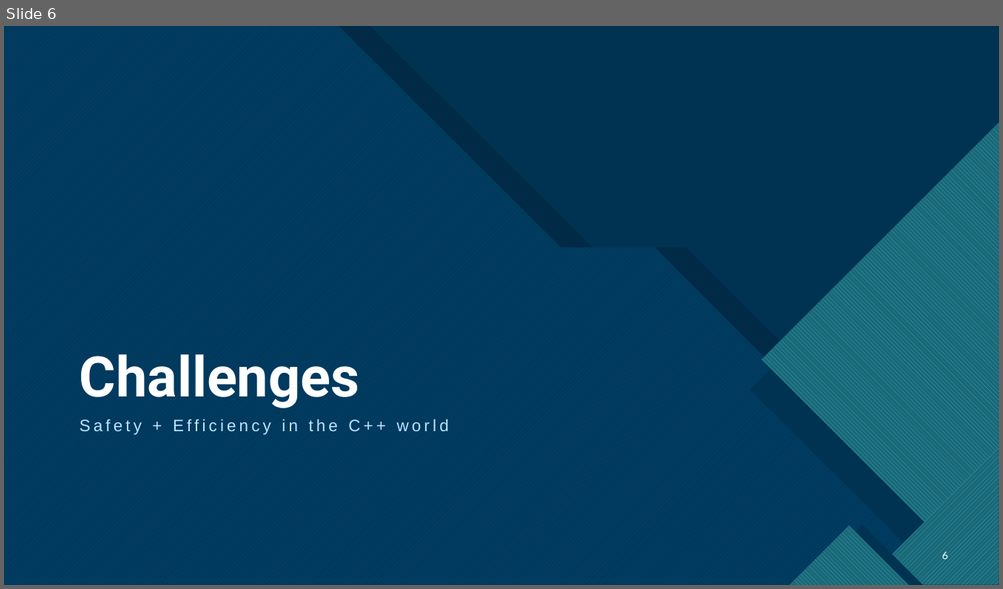
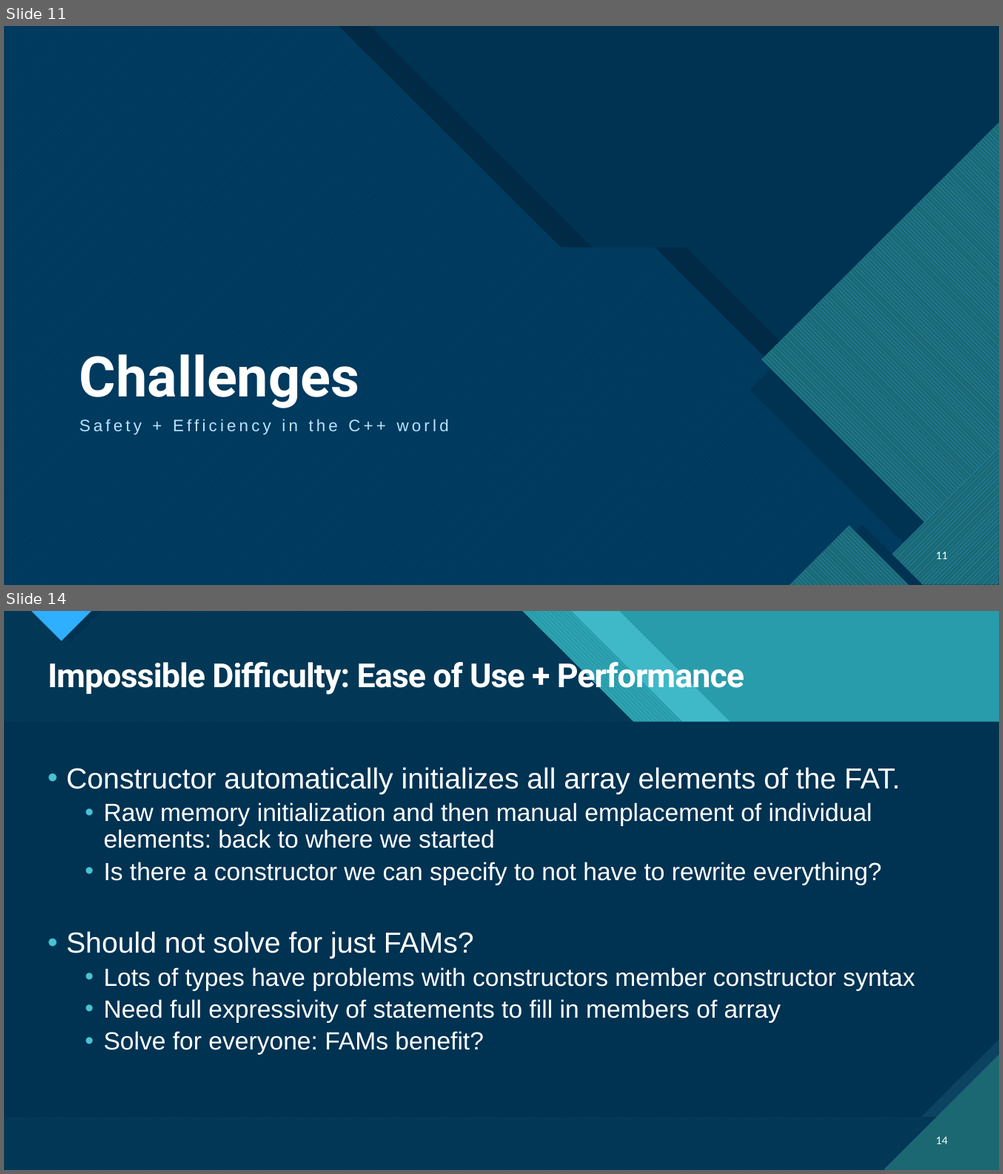
Before and after one commit to ThePhD/future_cxx, a slide deck: papers/presentations/source/d1039r2.pptx. Shown one above the other, each under a label of ours: slide 6 before the commit, slides 11 and 14 after it; the slides between them are not shown. The pictures are 1003x589 and 1003x1174 pixels, drawn with LibreOffice and Linux fonts; fonts in the diff are those of the drawing. Boxes give left, top, right and bottom in pixels: in the first picture for what was removed or moved away, otherwise in the second. Text is boxed around its words. In the diff, an @@ line names an element or a change of style, - is before the commit and + after.

```diff
--- a/papers/presentations/source/d1039r2.pptx
+++ b/papers/presentations/source/d1039r2.pptx
@@ slide 14 added at bbox=[4, 611, 999, 1170], background #47C3D3; not listed: 13 template elements that a slide beside it also shows @@
@@ rectangle added at bbox=[4, 611, 999, 1170], fill #299CAB @@
@@ rectangle added at bbox=[4, 611, 999, 1170], fill #299CAB @@
@@ freeform shape added at bbox=[4, 611, 999, 1170], fill #47C3D3 at 74% opacity @@
@@ freeform shape added at bbox=[4, 611, 999, 1170], fill pattern #47C3D3 on #1B6872 @@
@@ freeform shape added at bbox=[4, 611, 999, 1170], fill #003352 at 90% opacity @@
@@ title added at bbox=[48, 657, 744, 696], 32 pt, text #FFFFFF, bold @@
+Impossible Difficulty: Ease of Use + Performance
@@ text added at bbox=[66, 767, 914, 1055], 24 pt, text #FFFFFF @@
+• Constructor automatically initializes all array elements of the FAT.
+  • Raw memory initialization and then manual emplacement of individual elements: back to where we started
+  • Is there a constructor we can specify to not have to rewrite everything?
+• Should not solve for just FAMs?
+  • Lots of types have problems with constructors member constructor syntax
+  • Need full expressivity of statements to fill in members of array
+  • Solve for everyone: FAMs benefit?
@@ page number added at bbox=[936, 1137, 948, 1145], 10 pt, text #FFFFFF @@
+14
@@ what was slide 6 is now slide 11 @@
@@ page number at bbox=[936, 551, 948, 562]: text changed @@
-6
+11
```
Also in this commit, not shown: 6 slides changed, 5 other slides added, 1 slide removed, 9 other files.
